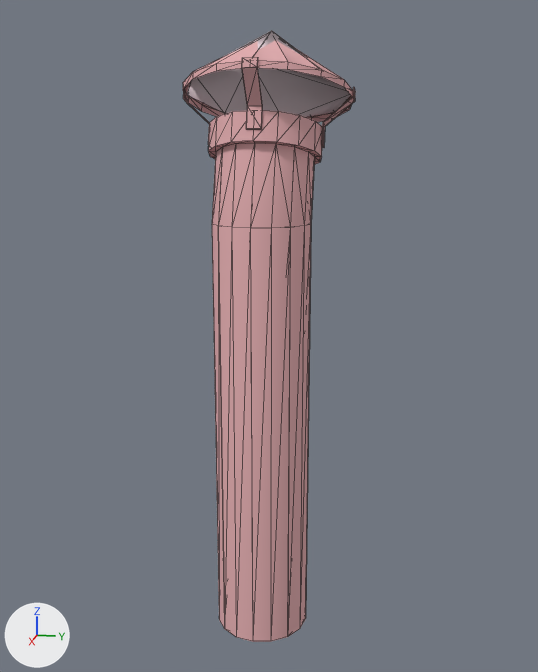
Renders of the Blender file src/props_2fort/chimney005.blend from each side of a commit.
Rendered twice from a 50 mm camera at (103.3, 21.7, 71.6) aimed at (-4.8, 0.1, 44.6). Every picture has the same lights, and +X, +Y and +Z are marked at lower left. Mesh edges are drawn as thin lines.

The first picture shows 'Chimney005_reference', 'chimney005_physics'.
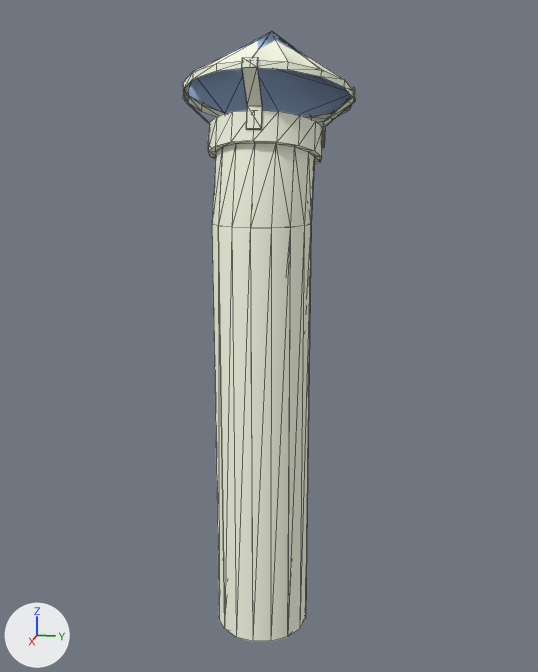
The change, as JSON lines over the scene's bpy script:
```json
{"op": "set", "path": "mat_chimney005.base_color", "old": "(0.762, 0.424, 0.439)", "new": "(0.935, 0.967, 0.793)", "note": "pink #e2aeb1 -> white #f8fbe6"}
{"op": "set", "path": "mat_phy.base_color", "old": "(0.931, 0.769, 0.82)", "new": "(0.478, 0.658, 0.98)", "note": "white #f7e3ea -> blue #b8d4fd"}
```

Changed parts and their boxes [x1, y1, x2, y2] in the pictures (538 x 672 px):
```json
{"object": "Chimney005_reference", "change": "recoloured", "before": [183, 40, 355, 642], "after": [183, 40, 355, 642], "on screen": "pink to white"}
{"object": "chimney005_physics", "change": "recoloured", "before": [187, 30, 351, 199], "after": [187, 30, 351, 199], "on screen": "white to blue"}
```
